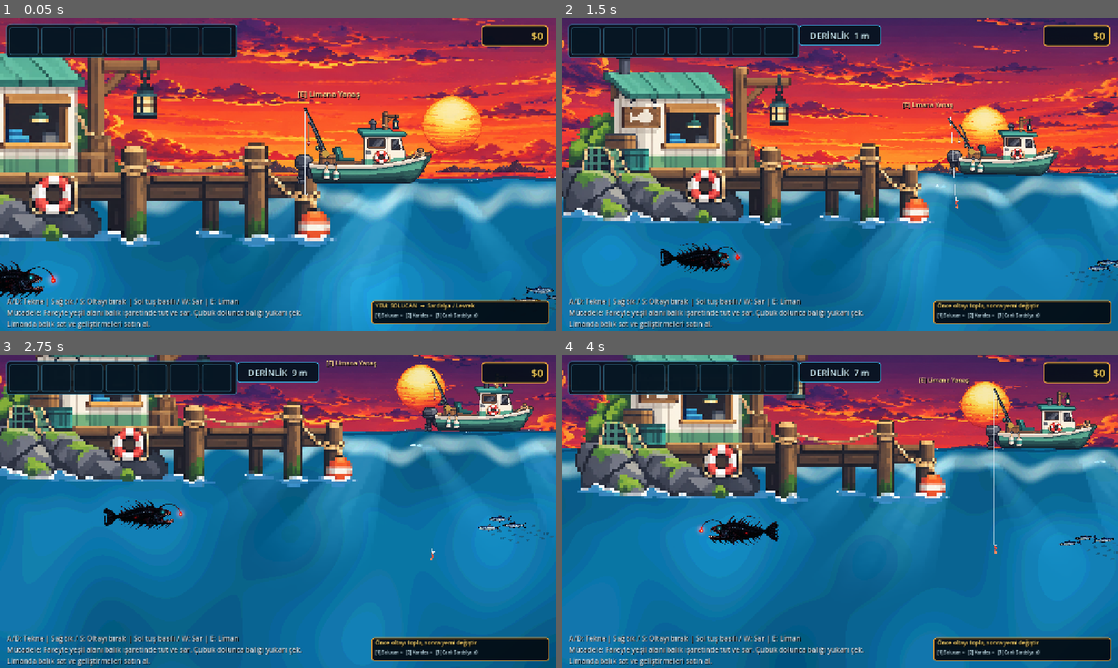
Above: before the commit, frames 1-4 (two rows, left to right).
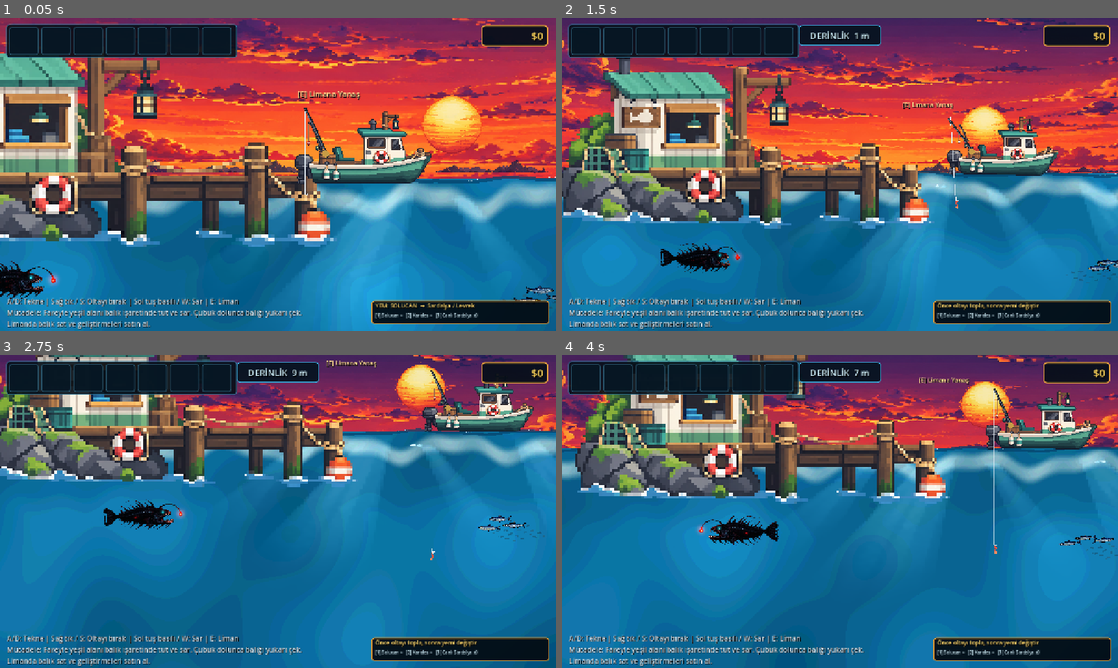
Above: after the commit, the same moments.

Repository: mirackayademir/TinyFisher
Game: Godot game, scene res://scenes/world.tscn
The game is run twice, just before and just after one commit, with the same random seed, the same clock (stepped at 60 frames per second) and the same inputs.
Inputs (mouse positions are in pixels of both pictures, inside the frame that each line leads up to):
- Up to frame 1 (0.05 s): no input
- Up to frame 2 (1.5 s): tap Enter at 0.5 s; move the mouse to (962, 158) at 0.52 s; hold D (move_right) 0.53-1.28 s; tap E (dock) at 0.6 s; click (962, 158) at 0.67 s; move the mouse to (728, 190) at 1.27 s; hold S from 1.28 s (still down); tap 1 at 1.35 s
- Up to frame 3 (2.75 s): move the mouse to (333, 442) at 2.02 s; release S at 2.03 s; hold D (move_right) from 2.03 s (still down); tap 2 at 2.1 s
- Up to frame 4 (4 s): move the mouse to (812, 574) at 2.77 s; release D (move_right) at 2.78 s; hold W 2.78-3.53 s; tap 3 at 2.85 s; click (812, 574) at 2.92 s; move the mouse to (1006, 558) at 3.52 s; hold A (move_left) from 3.53 s (still down); tap E (dock) at 3.6 s

The runs differ from the first frame. In frame 1, less than 0.1% of the frame differs, in the area x 89-100%, y 88-94%; in frame 2, less than 0.1%; in frame 3, 0.2%, in the area x 86-100%, y 51-61%; in frame 4, less than 0.1%.

Commit message:
Increase shallow background fish schools

Diff:
--- a/scenes/surface_foam_sync.gd
+++ b/scenes/surface_foam_sync.gd
@@ -4,7 +4,7 @@
 # 7/36 surface_foam_01.png: hareketli ana dalgaya baglanir.
 # 8/36 sun_rays_01.png: tek, duzenli bir gunes huzmesi kumesi olarak kullanilir.
 # 9/36 shallow_rock_01.png: SIMDİLIK ATLANDI / gorunmez.
-# 10/36 shallow_fish_school_01_TEMP.png: tek, hafif arka-plan balık surusu.
+# 10/36 shallow_fish_school_01_TEMP.png: 0-20m bandinda aralikli arka-plan balik suruleri.
 
 const FOAM_TEXTURE: Texture2D = preload("res://assets/environment/surface/surface_foam_01.png")
 const SUN_RAYS_TEXTURE: Texture2D = preload("res://assets/environment/surface/sun_rays_01.png")
@@ -16,21 +16,19 @@
 const SUN_RAYS_WIDTH: float = 1450.0
 const SUN_RAYS_DEPTH_HEIGHT: float = 540.0
 
-const FISH_SCHOOL_POSITION: Vector2 = Vector2(1320.0, 650.0)
 const FISH_SCHOOL_TARGET_WIDTH: float = 220.0
 
 var _bound_line: Line2D = null
 var _ray_root: Node2D = null
 var _sun_light_parallax: Parallax2D = null
-var _fish_school_sprite: Sprite2D = null
-var _fish_school_origin: Vector2 = FISH_SCHOOL_POSITION
+var _fish_school_root: Node2D = null
 var _anim_time: float = 0.0
 var _scene_id: int = 0
 
 
 func _ready() -> void:
 	process_mode = Node.PROCESS_MODE_ALWAYS
-	print("ENV RUNTIME: 7/36 kopuk + 8/36 huzme + 9/36 kaya atlandi + 10/36 sig balik surusu")
+	print("ENV RUNTIME: 7/36 kopuk + 8/36 huzme + 9/36 kaya atlandi + 10/36 sig balik suruleri")
 
 
 func _process(delta: float) -> void:
@@ -45,22 +43,22 @@
 		_bound_line = null
 		_ray_root = null
 		_sun_light_parallax = null
-		_fish_school_sprite = null
+		_fish_school_root = null
 		_anim_time = 0.0
 
 	_sync_surface_foam(current_scene)
 	_ensure_sun_light_group(current_scene)
 	_ensure_sun_rays(current_scene)
 	_remove_skipped_rocks(current_scene)
-	_ensure_shallow_fish_school(current_scene)
-	_animate_shallow_fish_school(delta)
+	_ensure_shallow_fish_schools(current_scene)
+	_animate_shallow_fish_schools(delta)
 
 
 func _reset_scene_refs() -> void:
 	_bound_line = null
 	_ray_root = null
 	_sun_light_parallax = null
-	_fish_school_sprite = null
+	_fish_school_root = null
 	_anim_time = 0.0
 	_scene_id = 0
 
@@ -234,8 +232,8 @@
 # 10 / 36 - SHALLOW FISH SCHOOL 01 TEMP
 # -----------------------------------------------------------------------------
 
-func _ensure_shallow_fish_school(current_scene: Node) -> void:
-	if is_instance_valid(_fish_school_sprite):
+func _ensure_shallow_fish_schools(current_scene: Node) -> void:
+	if is_instance_valid(_fish_school_root):
 		return
 
 	var decor_layer: Node2D = current_scene.get_node_or_null(
@@ -244,10 +242,13 @@
 	if decor_layer == null:
 		return
 
-	var existing: Sprite2D = decor_layer.get_node_or_null("ShallowFishSchool01") as Sprite2D
+	var old_single: Node = decor_layer.get_node_or_null("ShallowFishSchool01")
+	if old_single != null and not old_single.is_queued_for_deletion():
+		old_single.queue_free()
+
+	var existing: Node2D = decor_layer.get_node_or_null("ShallowFishSchools10") as Node2D
 	if existing != null:
-		_fish_school_sprite = existing
-		_fish_school_origin = existing.position
+		_fish_school_root = existing
 		return
 
 	var texture_size: Vector2 = SHALLOW_FISH_SCHOOL_TEXTURE.get_size()
@@ -256,25 +257,57 @@
 
 	var fit_scale: float = FISH_SCHOOL_TARGET_WIDTH / texture_size.x
 
-	_fish_school_sprite = Sprite2D.new()
-	_fish_school_sprite.name = "ShallowFishSchool01"
-	_fish_school_sprite.texture = SHALLOW_FISH_SCHOOL_TEXTURE
-	_fish_school_sprite.texture_filter = CanvasItem.TEXTURE_FILTER_NEAREST
-	_fish_school_sprite.position = FISH_SCHOOL_POSITION
-	_fish_school_sprite.scale = Vector2.ONE * fit_scale
-	_fish_school_sprite.modulate = Color(0.78, 0.90, 0.96, 0.50)
-	decor_layer.add_child(_fish_school_sprite)
-	_fish_school_origin = FISH_SCHOOL_POSITION
-
-	print("SHALLOW FISH SCHOOL: 10/36 tek arka-plan surusu eklendi")
-
-
-func _animate_shallow_fish_school(delta: float) -> void:
-	if not is_instance_valid(_fish_school_sprite):
+	_fish_school_root = Node2D.new()
+	_fish_school_root.name = "ShallowFishSchools10"
+	decor_layer.add_child(_fish_school_root)
+
+	# Yaklasik 10-15m aralik hissiyle saga dogru yayilir.
+	# Dikey konumlar 0-20m sig su bandi icinde degisir.
+	var placements: Array[Vector2] = [
+		Vector2(1320.0, 650.0),
+		Vector2(1850.0, 520.0),
+		Vector2(2380.0, 760.0),
+		Vector2(2910.0, 600.0),
+		Vector2(3440.0, 900.0),
+		Vector2(3970.0, 700.0),
+		Vector2(4500.0, 980.0),
+		Vector2(5030.0, 560.0),
+		Vector2(5560.0, 820.0),
+		Vector2(6090.0, 670.0)
+	]
+
+	for i: int in range(placements.size()):
+		var sprite: Sprite2D = Sprite2D.new()
+		sprite.name = "ShallowFishSchool_%02d" % i
+		sprite.texture = SHALLOW_FISH_SCHOOL_TEXTURE
+		sprite.texture_filter = CanvasItem.TEXTURE_FILTER_NEAREST
+		sprite.position = placements[i]
+
+		var size_variation: float = 0.88 + float(i % 4) * 0.05
+		var direction: float = -1.0 if i % 3 == 1 else 1.0
+		sprite.scale = Vector2(direction * fit_scale * size_variation, fit_scale * size_variation)
+		sprite.modulate = Color(0.78, 0.90, 0.96, 0.42 + float(i % 3) * 0.04)
+		sprite.set_meta("origin", placements[i])
+		sprite.set_meta("phase", float(i) * 0.83)
+		_fish_school_root.add_child(sprite)
+
+	print("SHALLOW FISH SCHOOL: 10/36 0-20m bandina 10 arka-plan surusu yayildi")
+
+
+func _animate_shallow_fish_schools(delta: float) -> void:
+	if not is_instance_valid(_fish_school_root):
 		return
 
 	_anim_time += delta
-	_fish_school_sprite.position = _fish_school_origin + Vector2(
-		sin(_anim_time * 0.32) * 38.0,
-		sin(_anim_time * 0.67) * 6.0
-	)
+
+	for child: Node in _fish_school_root.get_children():
+		var sprite: Sprite2D = child as Sprite2D
+		if sprite == null:
+			continue
+
+		var origin: Vector2 = sprite.get_meta("origin", sprite.position)
+		var phase: float = float(sprite.get_meta("phase", 0.0))
+		sprite.position = origin + Vector2(
+			sin(_anim_time * 0.26 + phase) * 24.0,
+			sin(_anim_time * 0.51 + phase) * 5.0
+		)
